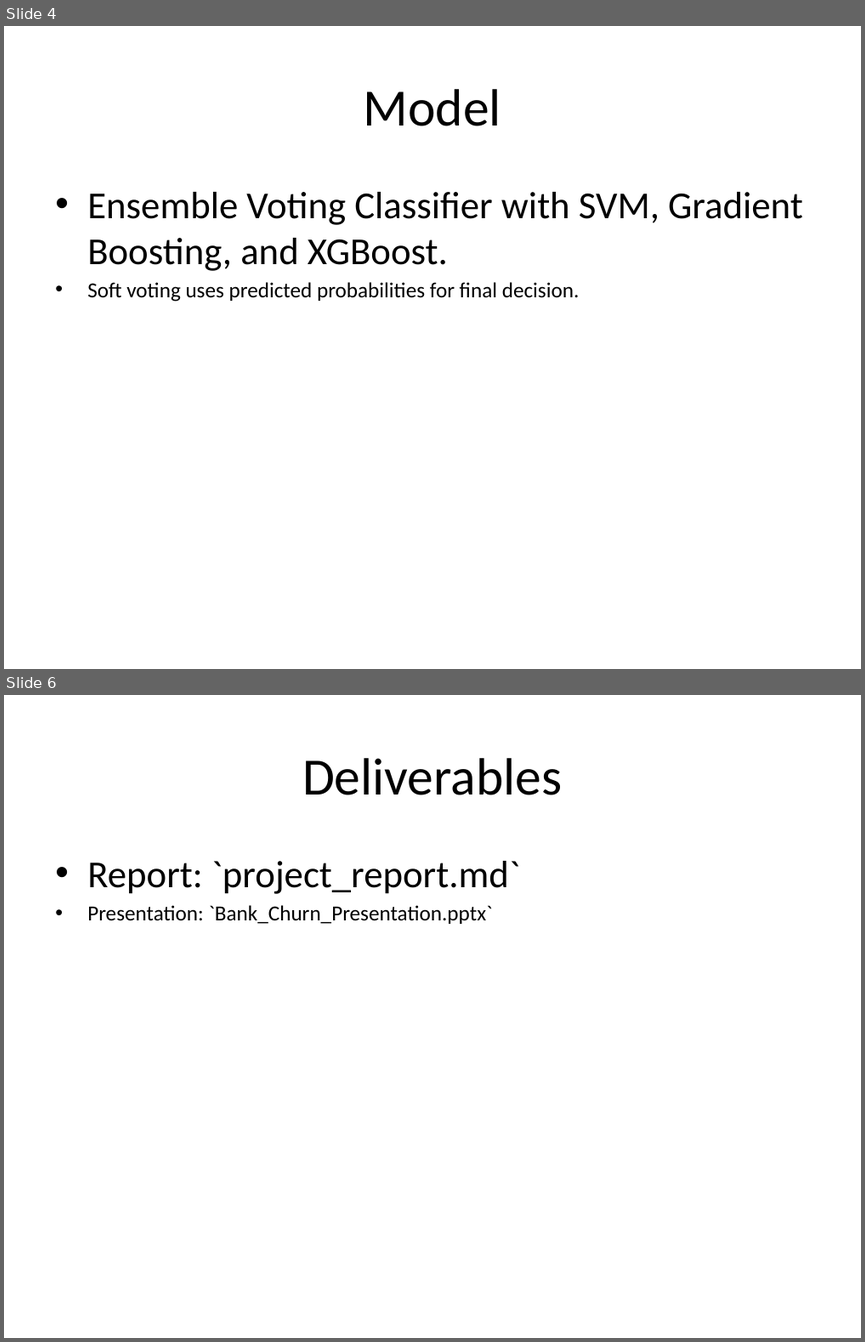
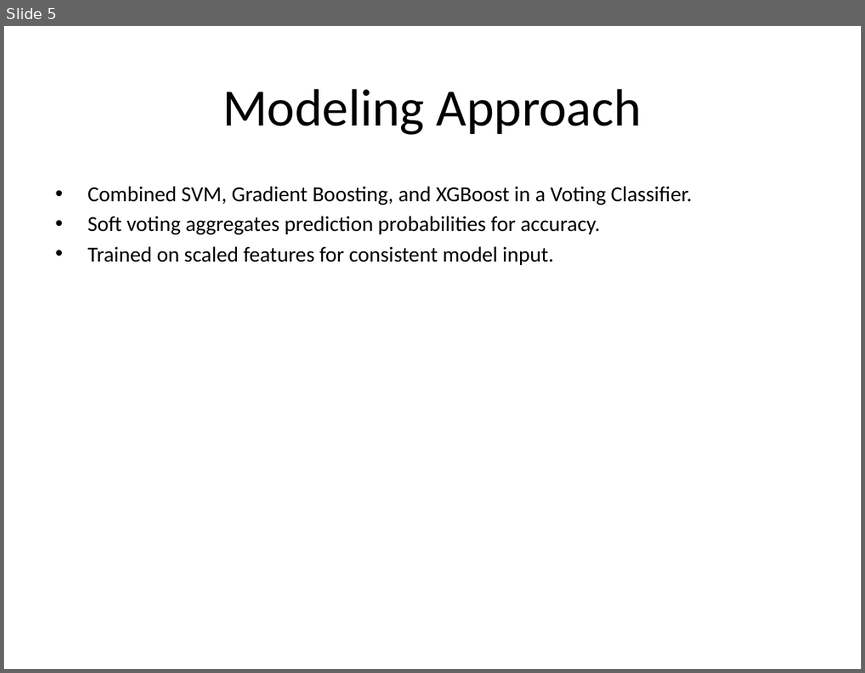
Before and after one commit to Luckyrajbhar/bank-customer-churn-ml, a slide deck: Bank_Churn_Presentation.pptx. Shown one above the other, each under a label of ours: slides 4 and 6 before the commit, slide 5 after it; the slides between them are not shown. The pictures are 865x1342 and 865x673 pixels, drawn with LibreOffice and Linux fonts; fonts in the diff are those of the drawing. Boxes give left, top, right and bottom in pixels: in the first picture for what was removed or moved away, otherwise in the second. Text is boxed around its words. In the diff, an @@ line names an element or a change of style, - is before the commit and + after.

Commit message:
Refine AI-generated presentation and report formatting

```diff
--- a/Bank_Churn_Presentation.pptx
+++ b/Bank_Churn_Presentation.pptx
@@ slide 6 removed at [4,695,861,1338], background #FFFFFF @@
@@ title removed at [302,758,562,795] @@
-Deliverables
@@ text removed at [87,861,520,924] @@
-• Report: `project_report.md`
-• Presentation: `Bank_Churn_Presentation.pptx`
@@ what was slide 4 is now slide 5 @@
@@ slide 5 changed as well @@
@@ title at [222,89,642,135]: text changed @@
-Model
+Modeling Approach
@@ text at [87,186,692,265]: text changed; size 32 to 18 pt @@
-• Ensemble Voting Classifier with SVM, Gradient Boosting, and XGBoost.
-• Soft voting uses predicted probabilities for final decision.
+• Combined SVM, Gradient Boosting, and XGBoost in a Voting Classifier.
+• Soft voting aggregates prediction probabilities for accuracy.
+• Trained on scaled features for consistent model input.
```
Also in this commit, not shown: 4 other slides changed, 3 slides added, 2 other files.
